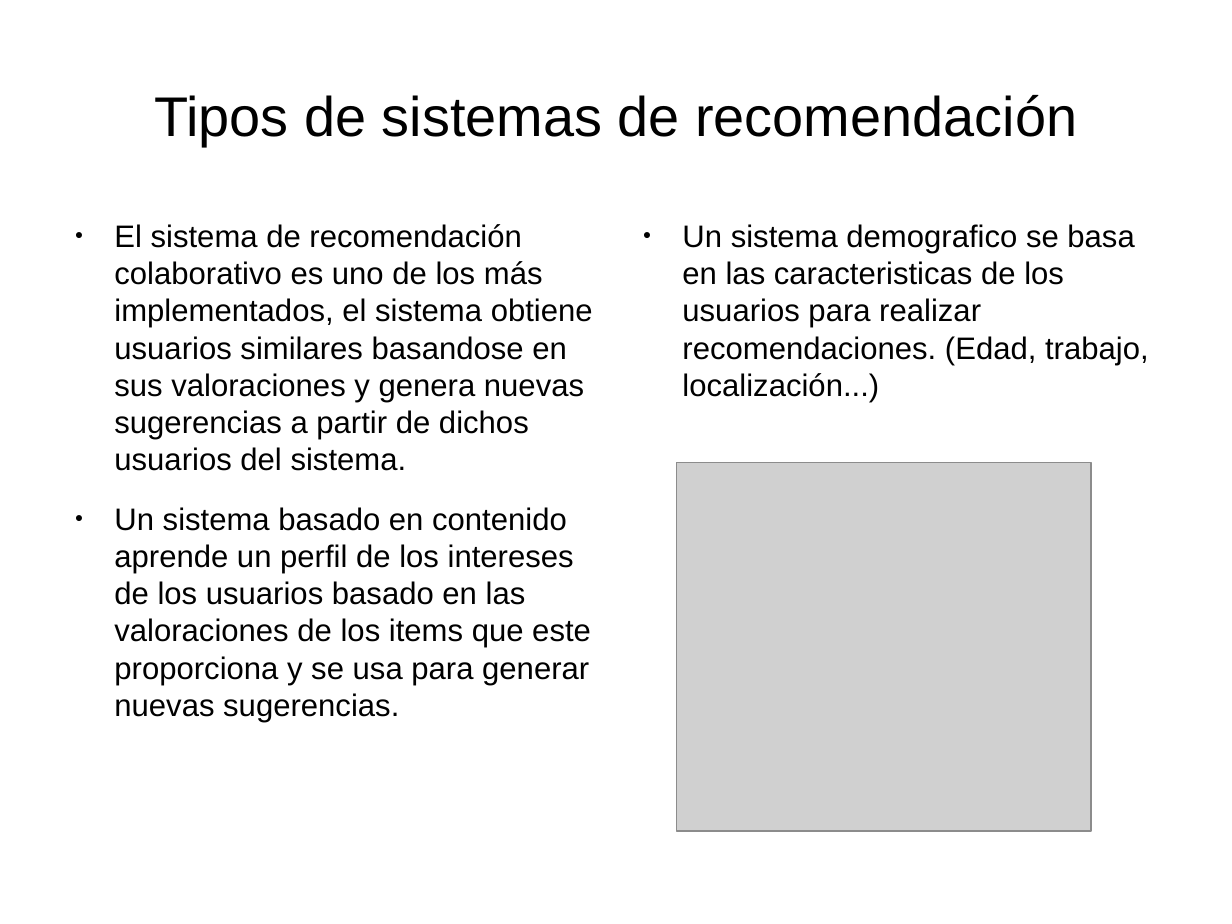
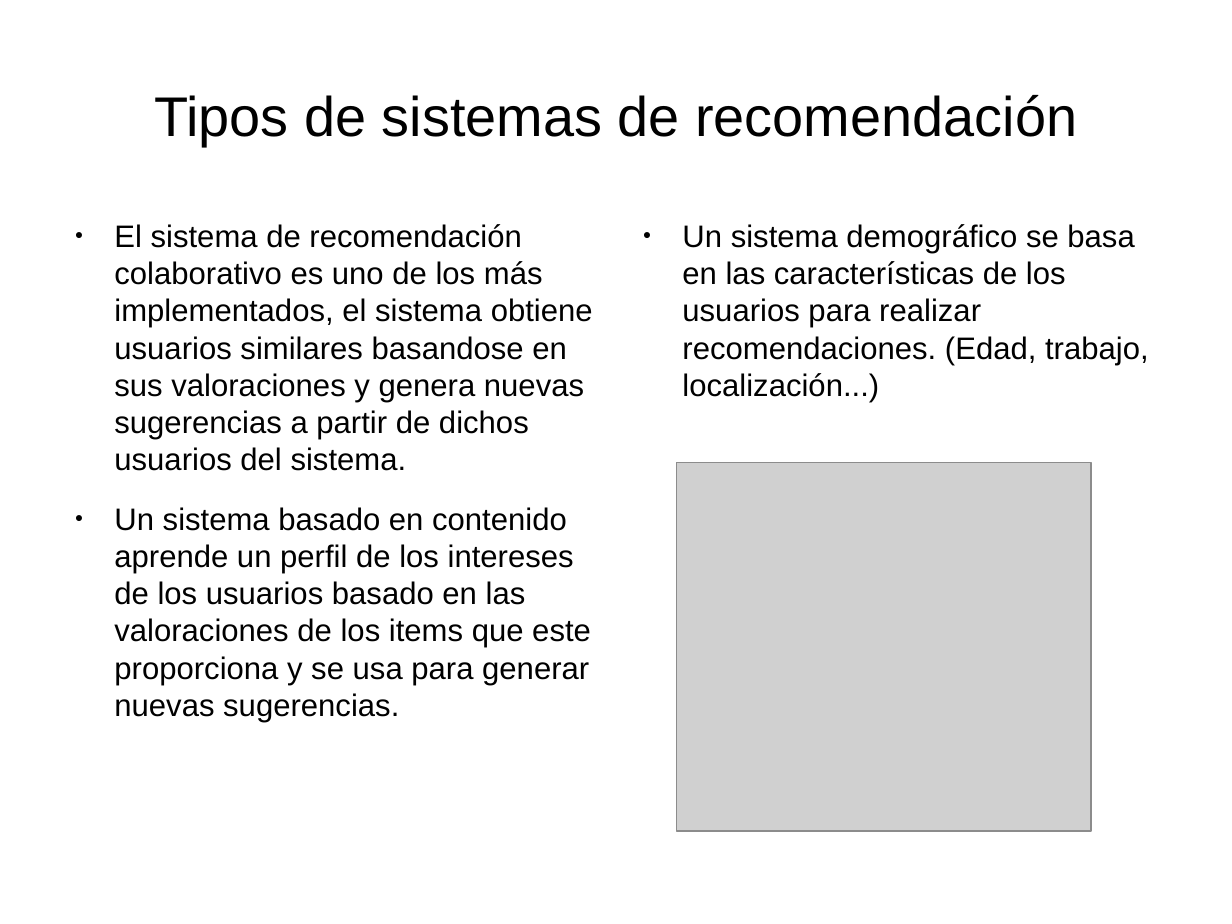
Before and after one commit to Lothar94/Recuperacion_Informacion, a slide deck: slide 7 of Practica 1/PresentacionSR.odp. Drawn at 1232x924 pixels with LibreOffice and Linux fonts; fonts in the diff are those of the drawing; grey boxes stand for pictures. Boxes give left, top, right and bottom in pixels: in the first picture for what was removed or moved away, otherwise in the second. Text is boxed around its words. In the diff, an @@ line names an element or a change of style, - is before the commit and + after.

```diff
--- a/Practica 1/PresentacionSR.odp
+++ b/Practica 1/PresentacionSR.odp
@@ text at [682, 224, 1149, 402]: text changed @@
-● Un sistema demografico se basa en las caracteristicas de los usuarios para realizar recomendaciones. (Edad, trabajo, localización...)
+● Un sistema demográfico se basa en las características de los usuarios para realizar recomendaciones. (Edad, trabajo, localización...)
```
Also in this commit, not shown: 2 other slides changed, 1 slide added, 1 slide removed, 1 other file.
